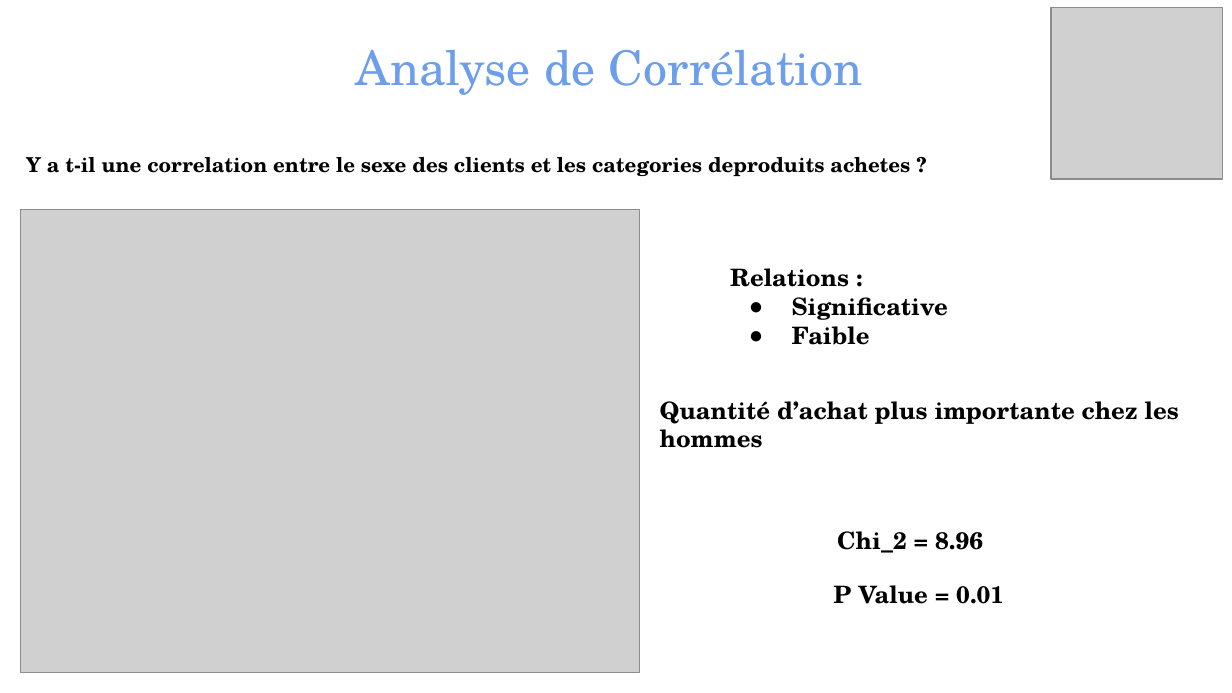
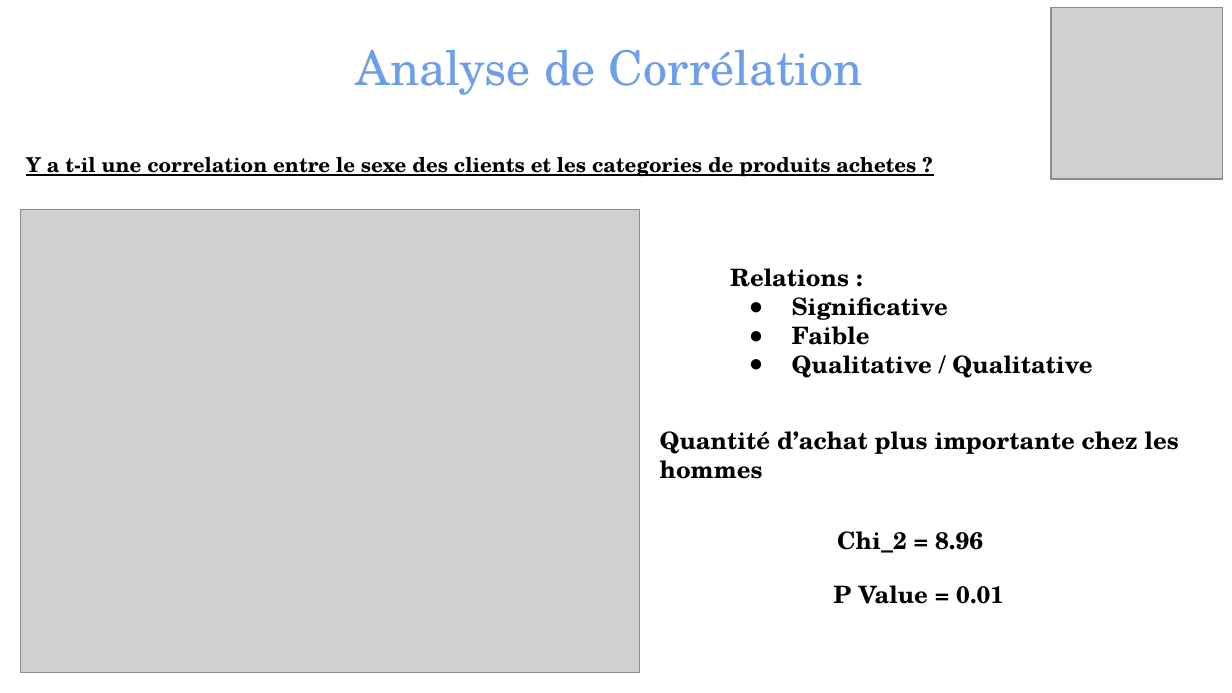
Before and after one commit to TheoChastrePradat/P4_Analyse_Vente, a slide deck: slide 27 of Livrables/Projet 4 - Soutenance _ Rester livres.pptx (slide 28 before the commit). Drawn at 1232x693 pixels with LibreOffice and Linux fonts; fonts in the diff are those of the drawing; grey boxes stand for pictures. Boxes give left, top, right and bottom in pixels: in the first picture for what was removed or moved away, otherwise in the second. Text is boxed around its words. In the diff, an @@ line names an element or a change of style, - is before the commit and + after.

```diff
--- a/Livrables/Projet 4 - Soutenance _ Rester livres.pptx
+++ b/Livrables/Projet 4 - Soutenance _ Rester livres.pptx
@@ text at (26,157,916,176): spaces changed @@
-Y a t-il une correlation entre le sexe des clients et les categories deproduits achetes ?
+Y a t-il une correlation entre le sexe des clients et les categories de produits achetes ?
@@ text at (792,355,1092,378): paragraph added @@
+● Qualitative / Qualitative
@@ text "Quantité d’achat plus importante chez ...": place and size @@
-text "Quantité d’achat plus importante chez ..." at (660,401,1179,448)
+text "Quantité d’achat plus importante chez ..." at (660,431,1179,479)
```
Also in this commit, not shown: 10 other slides changed, 1 slide added, 1 slide removed, 2 other files.
